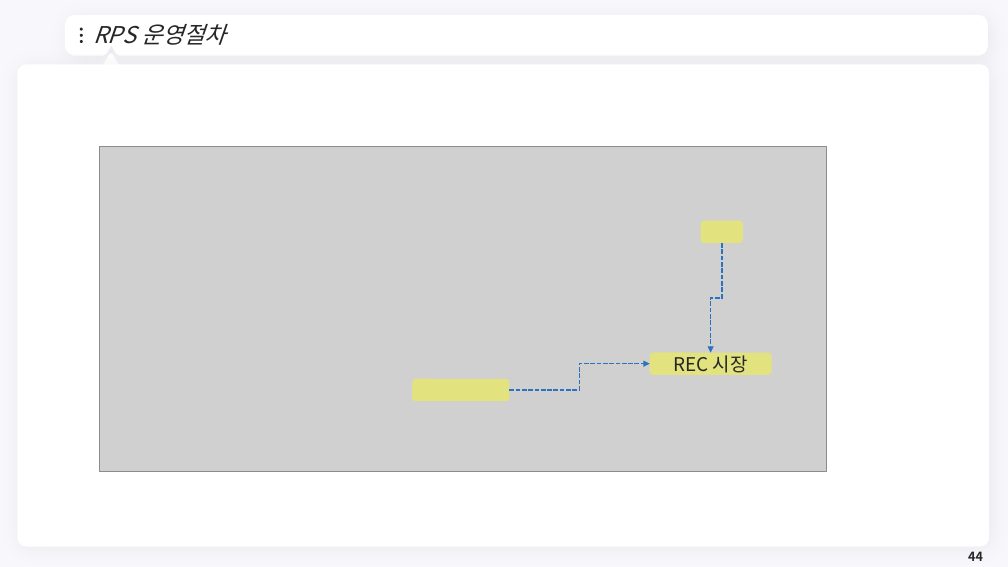
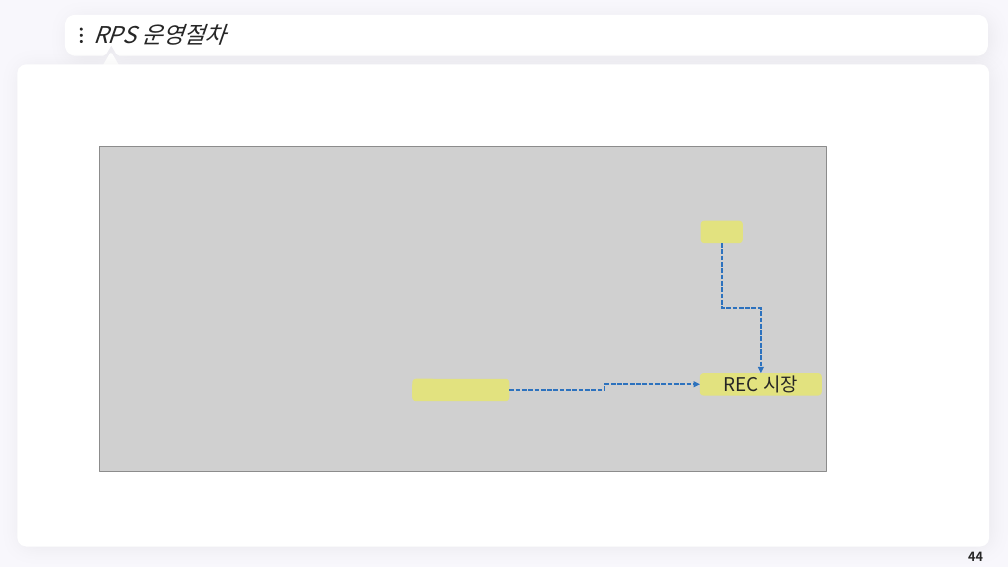
Before and after one commit to meandthey/Teaching, a slide deck: slide 44 of 에너지경제학/자원에너지경제학_Chapter_7 (재생에너지).pptx. Drawn at 1008x567 pixels with LibreOffice and Linux fonts; fonts in the diff are those of the drawing; grey boxes stand for pictures; background and template pictures are left out. Boxes give left, top, right and bottom in pixels: in the first picture for what was removed or moved away, otherwise in the second. Text is boxed around its words. In the diff, an @@ line names an element or a change of style, - is before the commit and + after.

```diff
--- a/에너지경제학/자원에너지경제학_Chapter_7 (재생에너지).pptx
+++ b/에너지경제학/자원에너지경제학_Chapter_7 (재생에너지).pptx
@@ elbow arrow moved from (722, 243) - (711, 352) to (722, 243) - (761, 373) @@
@@ elbow arrow moved from (510, 390) - (650, 364) to (510, 390) - (700, 384) @@
@@ rounded rectangle "REC 시장": place and size @@
-rounded rectangle "REC 시장" at [650, 352, 771, 375]
+rounded rectangle "REC 시장" at [700, 373, 822, 395]
```
Also in this commit, not shown: 1 other slide changed.
